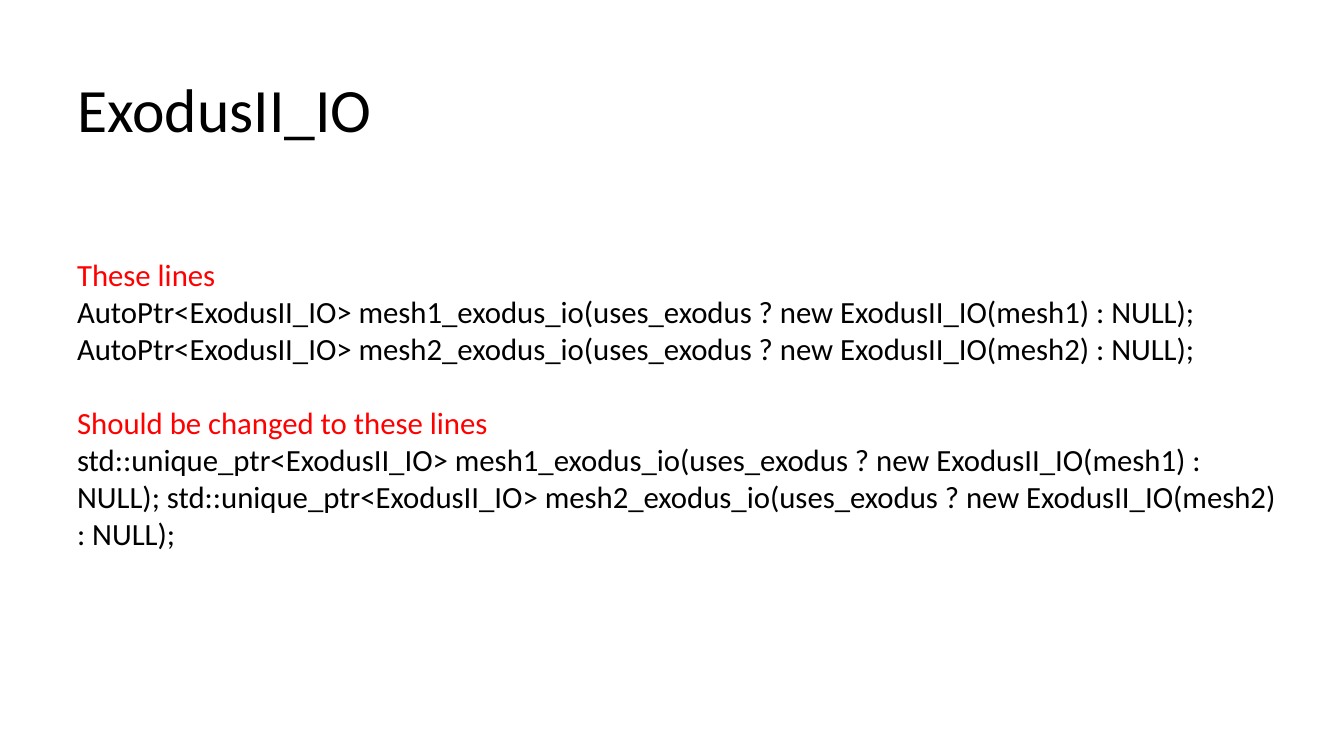
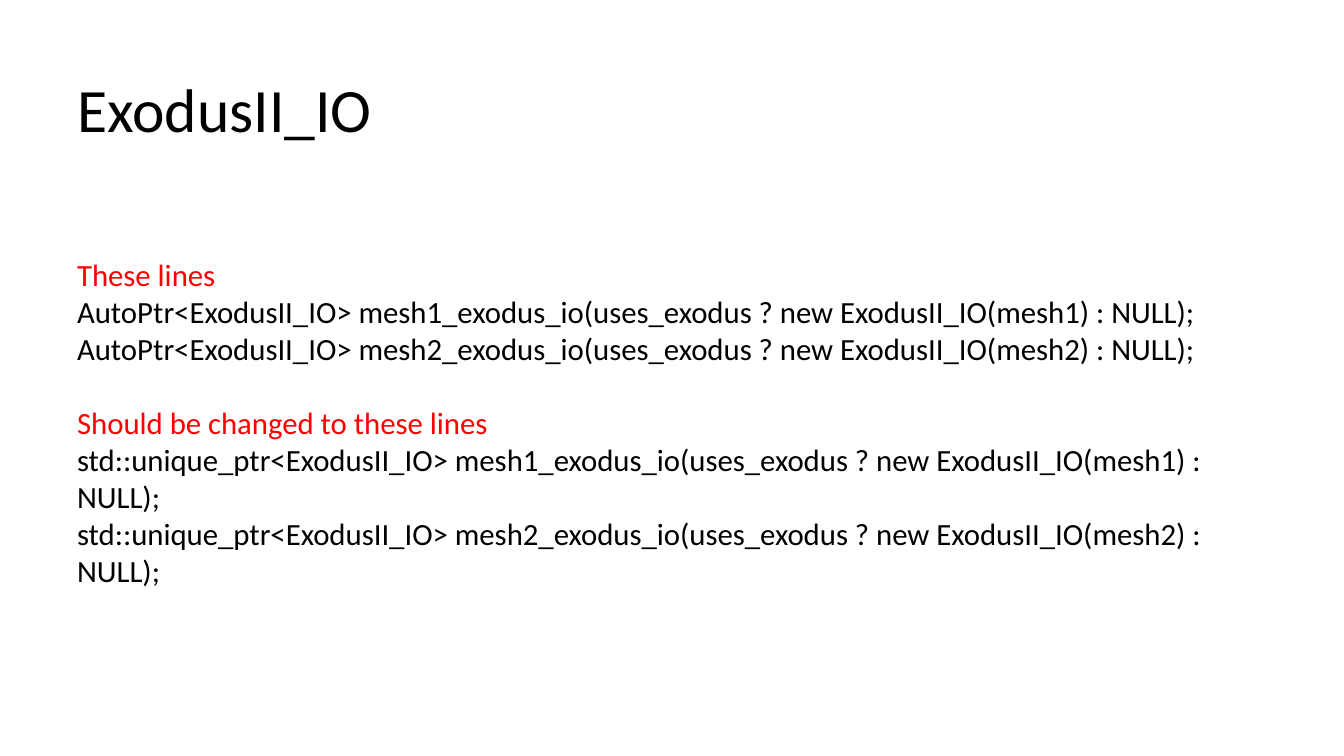
Before and after one commit to fairyflies9/IBAMR-Tutorials, a slide deck: slide 13 of IBFE Lectures/7-IBFE-Two Boundaries - Flapping wings and beam hits circle.pptx. Drawn at 1344x756 pixels with LibreOffice and Linux fonts; fonts in the diff are those of the drawing. Boxes give left, top, right and bottom in pixels: in the first picture for what was removed or moved away, otherwise in the second. Text is boxed around its words. In the diff, an @@ line names an element or a change of style, - is before the commit and + after.

```diff
--- a/IBFE Lectures/7-IBFE-Two Boundaries - Flapping wings and beam hits circle.pptx
+++ b/IBFE Lectures/7-IBFE-Two Boundaries - Flapping wings and beam hits circle.pptx
@@ text at [77,448,1185,586]: text changed @@
-std::unique_ptr<ExodusII_IO> mesh1_exodus_io(uses_exodus ? new ExodusII_IO(mesh1) : NULL); std::unique_ptr<ExodusII_IO> mesh2_exodus_io(uses_exodus ? new ExodusII_IO(mesh2) : NULL);
+std::unique_ptr<ExodusII_IO> mesh1_exodus_io(uses_exodus ? new ExodusII_IO(mesh1) : NULL);
+std::unique_ptr<ExodusII_IO> mesh2_exodus_io(uses_exodus ? new ExodusII_IO(mesh2) : NULL);
```
Also in this commit, not shown: 2 other slides changed.
